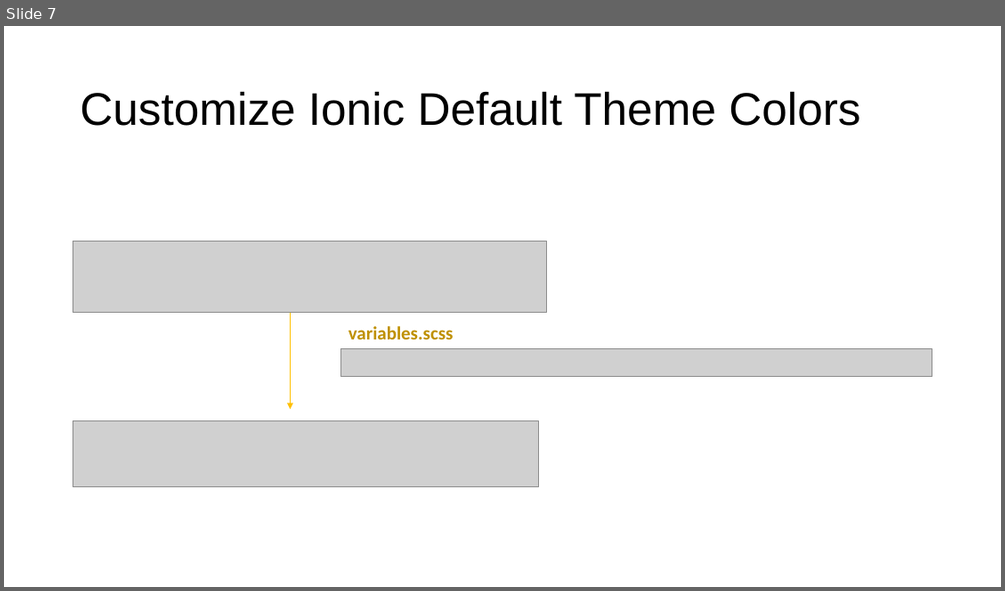
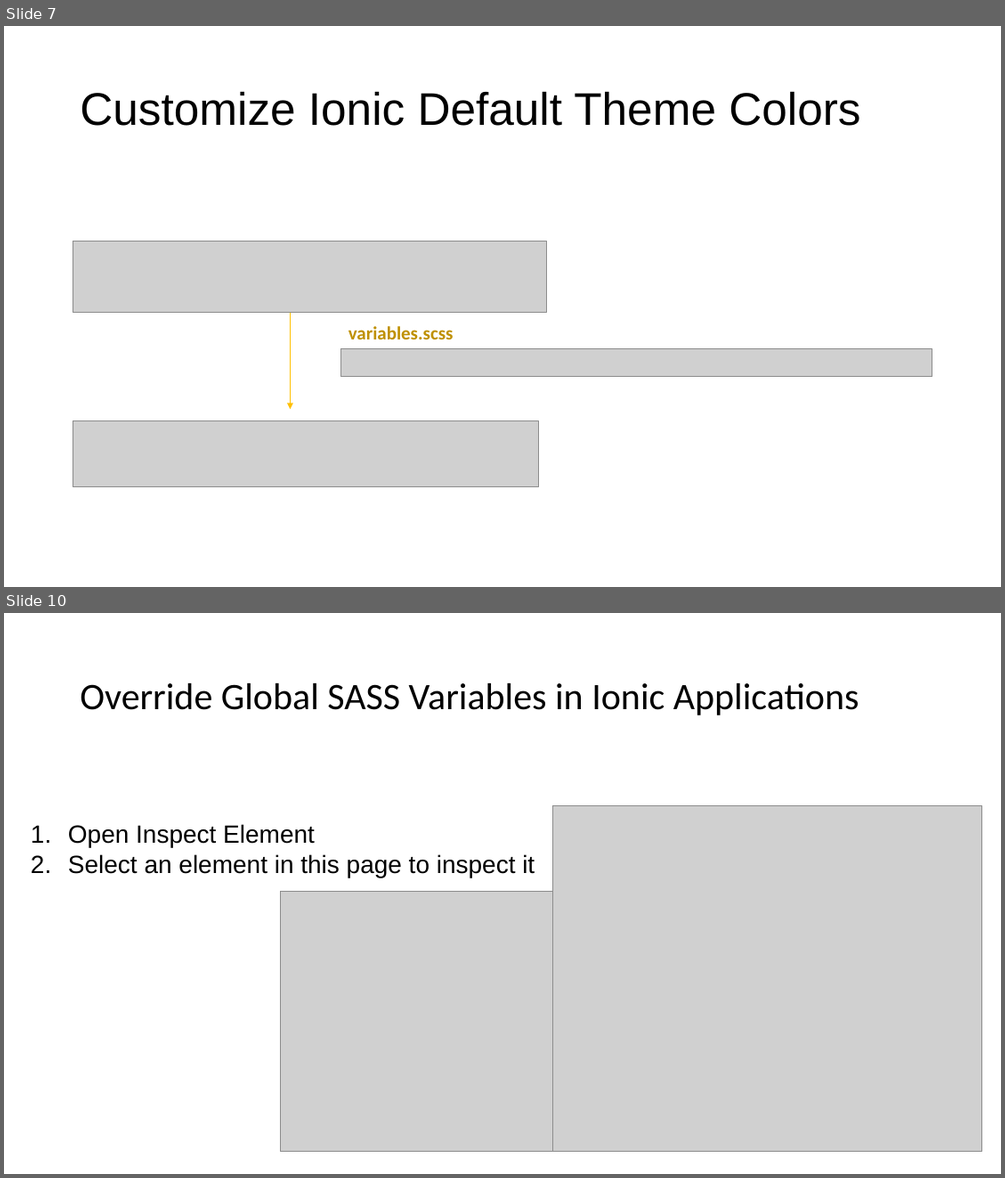
Before and after one commit to fauzisho/ionic-module-learning, a slide deck: 3. Design and Themes/Design and Theme.pptx. Shown one above the other, each under a label of ours: slide 7 before the commit, slides 7 and 10 after it; the slides between them are not shown. The pictures are 1005x591 and 1005x1178 pixels, drawn with LibreOffice and Linux fonts; fonts in the diff are those of the drawing; grey boxes stand for pictures. Boxes give left, top, right and bottom in pixels: in the first picture for what was removed or moved away, otherwise in the second. Text is boxed around its words. In the diff, an @@ line names an element or a change of style, - is before the commit and + after.

Commit message:
Override Global SASS Variables in Ionic Applications

```diff
--- a/3. Design and Themes/Design and Theme.pptx
+++ b/3. Design and Themes/Design and Theme.pptx
@@ slide 10 added at (4,613,1001,1174), background #FFFFFF @@
@@ title added at (80,683,859,715), 36 pt, text #000000 @@
+Override Global SASS Variables in Ionic Applications
@@ text added at (68,824,534,877), 24 pt, text #000000 @@
+1. Open Inspect Element
+2. Select an element in this page to inspect it
@@ picture added at (553,806,982,1151) @@
@@ picture added at (281,892,554,1151) @@
```
Also in this commit, not shown: 4 other slides added, 3 other files.
